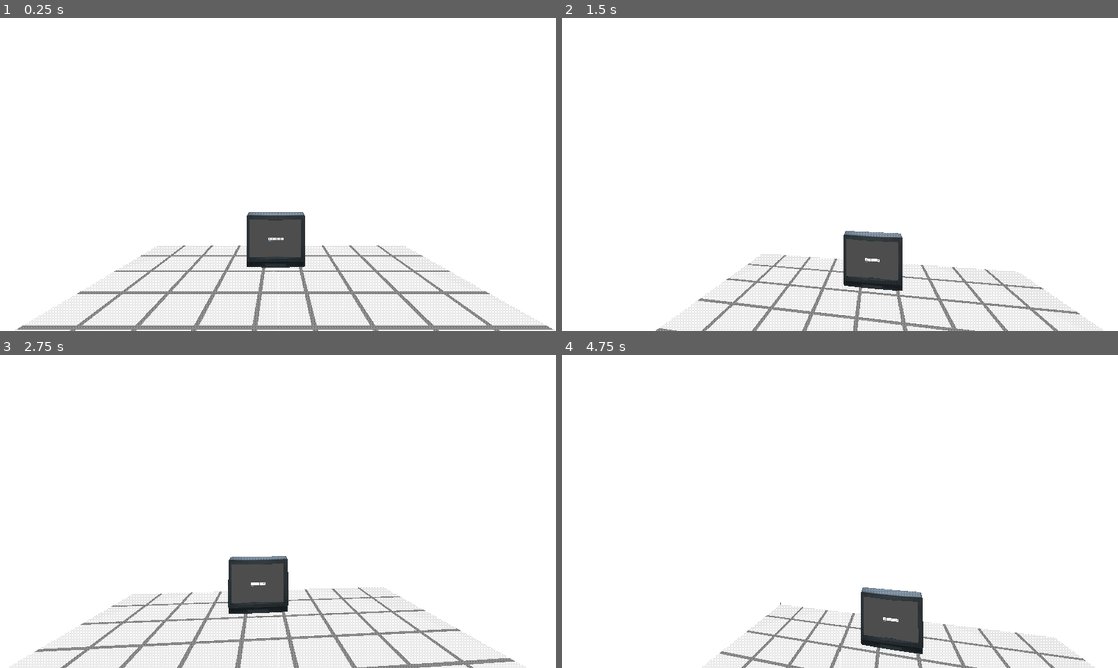
Above: before the commit, frames 1-4 (two rows, left to right).
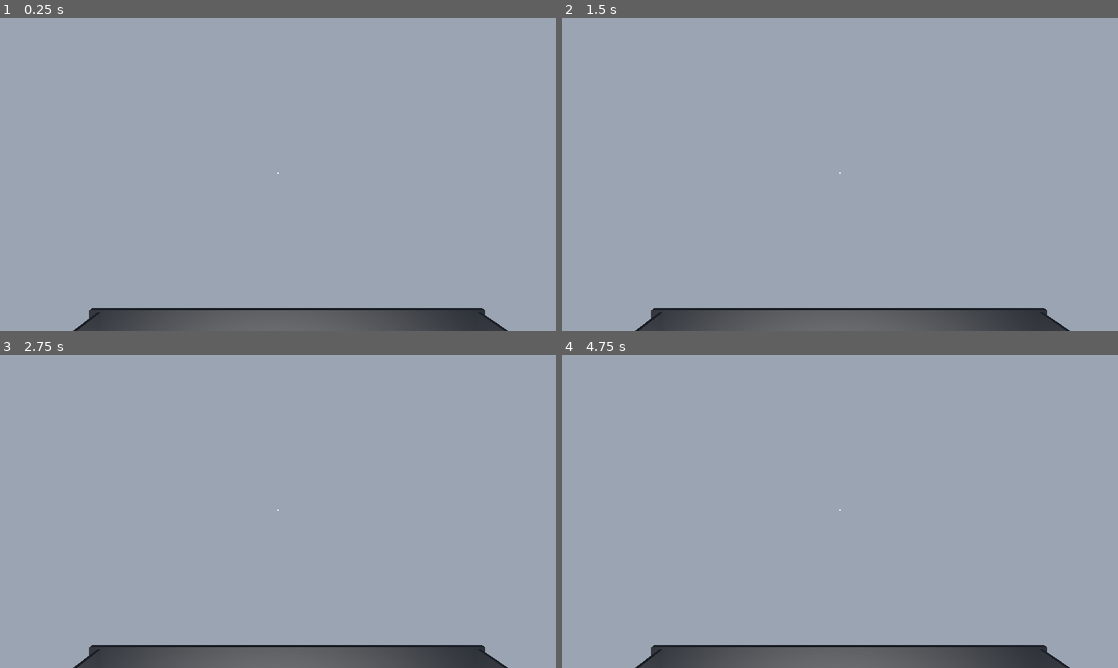
Above: after the commit, the same moments.

Repository: Martiriak/brackeys-feb-2026
Game: Godot game, scene res://levels/main.tscn
The game is run twice, just before and just after one commit, with the same random seed, the same clock (stepped at 60 frames per second) and the same inputs. The engine's default icon, where the game draws it, is replaced by a stand-in: a white triangle on a blue panel in a dark square.
Inputs (mouse positions are in pixels of both pictures, inside the frame that each line leads up to):
- Up to frame 1 (0.25 s): no input
- Up to frame 2 (1.5 s): tap Enter (ui_accept) at 0.5 s; move the mouse to (867, 174) at 0.52 s; hold Up (ui_up) from 0.53 s (still down); tap E (interact) at 0.6 s; click (867, 174) at 0.67 s; tap Space (jump) at 0.77 s; move the mouse to (812, 174) at 1.27 s; tap Shift (run) at 1.35 s; click (812, 174) at 1.42 s
- Up to frame 3 (2.75 s): keep holding Up (ui_up); tap Space (jump) at 1.52 s; tap Enter (ui_accept) at 2 s; move the mouse to (289, 505) at 2.02 s; tap E (interact) at 2.1 s; click (289, 505) at 2.17 s
- Up to frame 4 (4.75 s): keep holding Up (ui_up); tap Enter (ui_accept) at 2.75, 4.25 s; move the mouse to (834, 517) at 2.77 s; tap Shift (run) at 2.85, 4.35 s; click (834, 517) at 2.92 s; tap Space (jump) at 3.02, 3.77, 4.52 s; move the mouse to (878, 514) at 3.52 s; tap E (interact) at 3.6 s; click (878, 514) at 3.67 s; move the mouse to (795, 508) at 4.27 s; click (795, 508) at 4.42 s

The runs differ from the first frame. In frame 1, 99% of the frame differs, in the area x 0-100%, y 0-100%; in frame 2, 99%; in frame 3, 99%; in frame 4, 99%.

Commit message:
web build optimization

Diff:
--- a/scripts/autoloads/game_manager.gd
+++ b/scripts/autoloads/game_manager.gd
@@ -7,41 +7,49 @@
 
 var code_level_res:  = preload("res://scenes/data/CodeLevels.tres")
 
-func debug_print_levels():
-	if not code_level_res:
-		print("Resource not loaded!")
-		return
-
-	var map = code_level_res.code_level_map
-	print("--- Level Dictionary Content (%d items) ---" % map.size())
-
-	for code in map:
-		var entry = map[code] # This is your LevelEntry
-		var scene_path = "NULL"
-		var tex_name = "NULL"
-
-		if entry:
-			if entry.scene: scene_path = entry.scene.resource_path
-			if entry.preview_texture: tex_name = entry.preview_texture.resource_name
-
-		print("Key: [%s] | Scene: %s | Texture: %s" % [code, scene_path, tex_name])
-
-	print("------------------------------------------")
+var instantiated_levels : Dictionary[PackedScene, Node3D] = {}
 
 func _ready() -> void:
-	debug_print_levels()
+	# Pre-instantiate all levels in the background at start
+	pre_instantiate_all_levels()
 
-func get_level(code: String)-> LevelEntry:
+func pre_instantiate_all_levels():
+	for code in code_level_res.code_level_map:
+		var entry = code_level_res.code_level_map[code]
+		if entry.scene.resource_path.contains("final_hub.tscn"):
+			continue
+		if entry and entry.scene:
+			_create_and_hide_level(entry.scene)
+
+func _create_and_hide_level(scene: PackedScene) -> Node3D:
+	if not instantiated_levels.has(scene):
+		var spawned = scene.instantiate()
+		# Add them to the root but keep them hidden and disabled
+		get_tree().root.add_child.call_deferred(spawned)
+		spawned.hide()
+		spawned.process_mode = Node.PROCESS_MODE_DISABLED
+		instantiated_levels[scene] = spawned
+		return spawned
+	return instantiated_levels[scene]
+
+func load_new_level(new_level: PackedScene):
+	if _current_level:
+		_current_level.process_mode = Node.PROCESS_MODE_DISABLED
+		_current_level.hide()
+
+	# Because we pre-instantiated, it should almost always be in the dictionary
+	var level_to_show = _create_and_hide_level(new_level)
+
+	level_to_show.show()
+	level_to_show.process_mode = Node.PROCESS_MODE_INHERIT
+	_current_level = level_to_show
+
+func get_level(code: String) -> LevelEntry:
 	return code_level_res.code_level_map.get(code)
 
-func set_current_level(current_node : Node):
-	_current_level = current_node
-
-func load_new_level(new_level : PackedScene):
-	if _current_level:
-		_current_level.queue_free()
-
-	var spawned_level = new_level.instantiate()
-	get_tree().root.add_child(spawned_level)
-
-	_current_level = spawned_level
+func set_main_hub_level(main_hub_node : Node3D):
+	for code in code_level_res.code_level_map:
+		var entry = code_level_res.code_level_map[code]
+		if entry.scene.resource_path.contains("final_hub.tscn"):
+			instantiated_levels[entry.scene] = main_hub_node
+	_current_level = main_hub_node
--- a/scripts/levels/main.gd
+++ b/scripts/levels/main.gd
@@ -2,5 +2,6 @@
 
 @onready var hub_node: Node3D = $FinalHub
 
-func _ready():
-	GameManager.set_current_level(hub_node)
+
+func _ready() -> void:
+	GameManager.set_main_hub_level(hub_node)
--- a/scripts/player.gd
+++ b/scripts/player.gd
@@ -261,6 +261,12 @@
 
 
 func _input(event: InputEvent) -> void:
+	# Web builds wont capture mouse automatically
+	if event is InputEventMouseButton:
+		if event.pressed and event.button_index == MOUSE_BUTTON_LEFT:
+			if Input.mouse_mode != Input.MOUSE_MODE_CAPTURED:
+				Input.mouse_mode = Input.MOUSE_MODE_CAPTURED
+
 	if event is InputEventMouseMotion:
 		rotate_y(deg_to_rad(-event.relative.x) * 0.1)
 		var new_rotation_x = head.rotation.x + deg_to_rad(-event.relative.y) * 0.1
Not shown, added: builds/web/index.apple-touch-icon.png.import
Not shown, added: builds/web/index.icon.png.import
Not shown, added: builds/web/index.png.import
Not shown: 2 places in scenes/data/CodeLevels.tres that only renumber resources
Not shown, added: builds/StrangePlaces.zip
Not shown, added: builds/web/index.apple-touch-icon.png
Not shown, added: builds/web/index.audio.position.worklet.js
Not shown, added: builds/web/index.audio.worklet.js
Not shown, added: builds/web/index.html
Not shown, added: builds/web/index.icon.png
Not shown, added: builds/web/index.js
Not shown, added: builds/web/index.pck
(and 2 more such lines)
